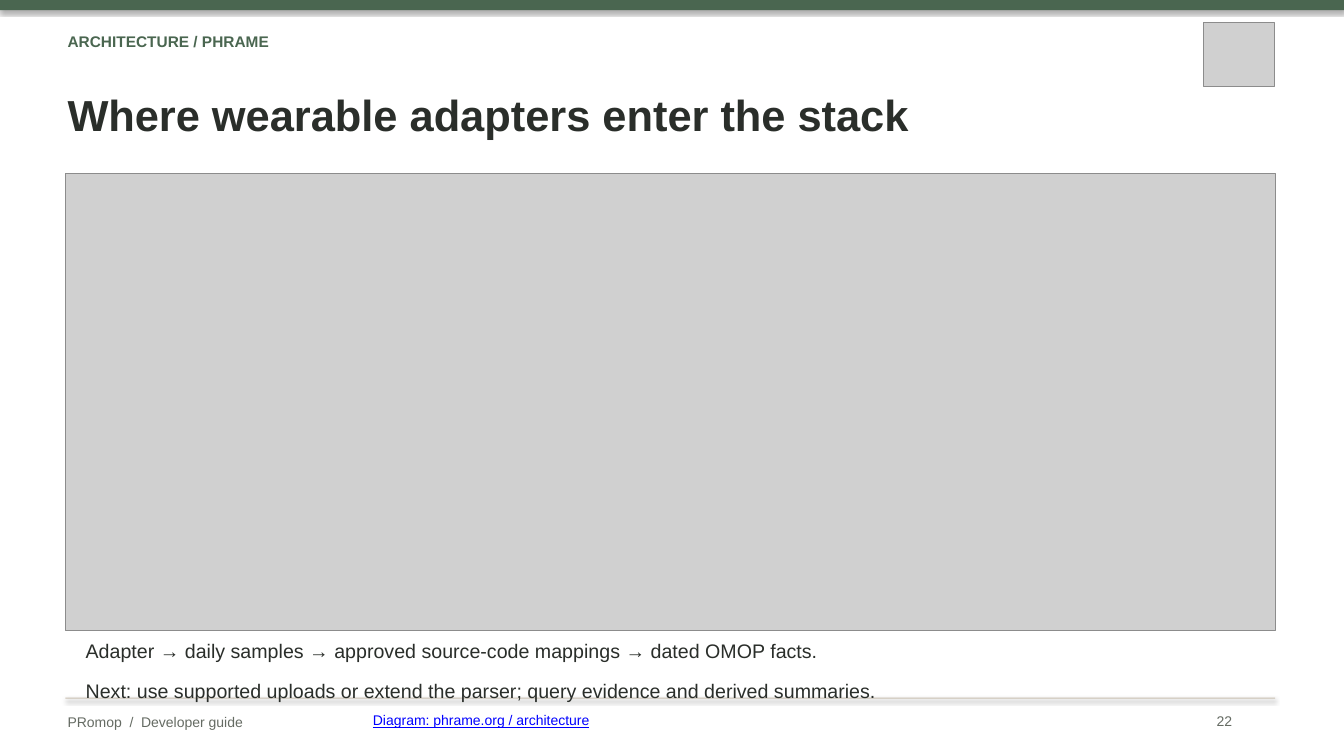
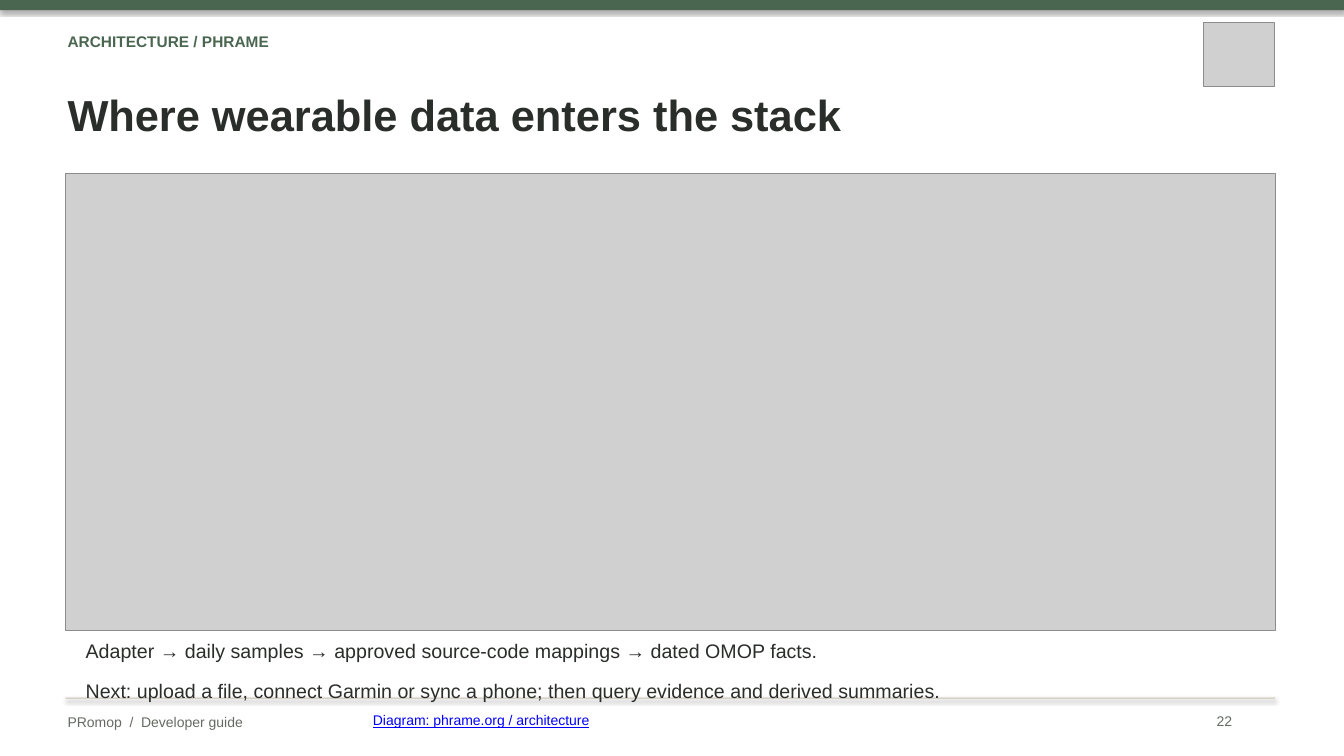
Before and after one commit to healthkey-ai/promop, a slide deck: slide 22 of PRomop_Developer_Guide.pptx. Drawn at 1344x756 pixels with LibreOffice and Linux fonts; fonts in the diff are those of the drawing; grey boxes stand for pictures. Boxes give left, top, right and bottom in pixels: in the first picture for what was removed or moved away, otherwise in the second. Text is boxed around its words. In the diff, an @@ line names an element or a change of style, - is before the commit and + after.

```diff
--- a/PRomop_Developer_Guide.pptx
+++ b/PRomop_Developer_Guide.pptx
@@ text at <box>68,99,841,132</box>: text changed @@
-Where wearable adapters enter the stack
+Where wearable data enters the stack
@@ text at <box>86,684,939,702</box>: text changed @@
-Next: use supported uploads or extend the parser; query evidence and derived summaries.
+Next: upload a file, connect Garmin or sync a phone; then query evidence and derived summaries.
```
Also in this commit, not shown: 8 other slides changed, 2 slides added, 1 slide removed.
